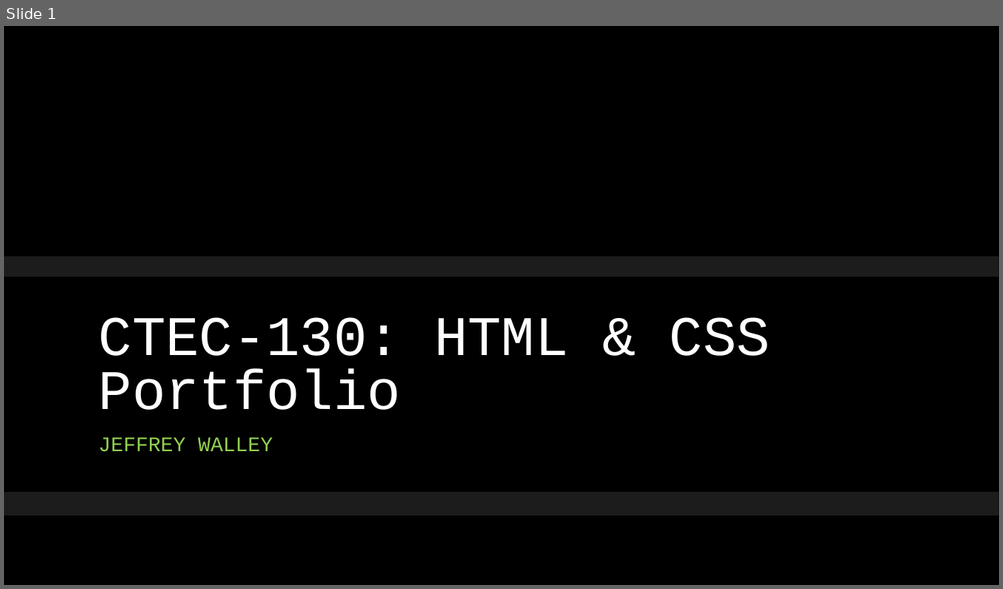
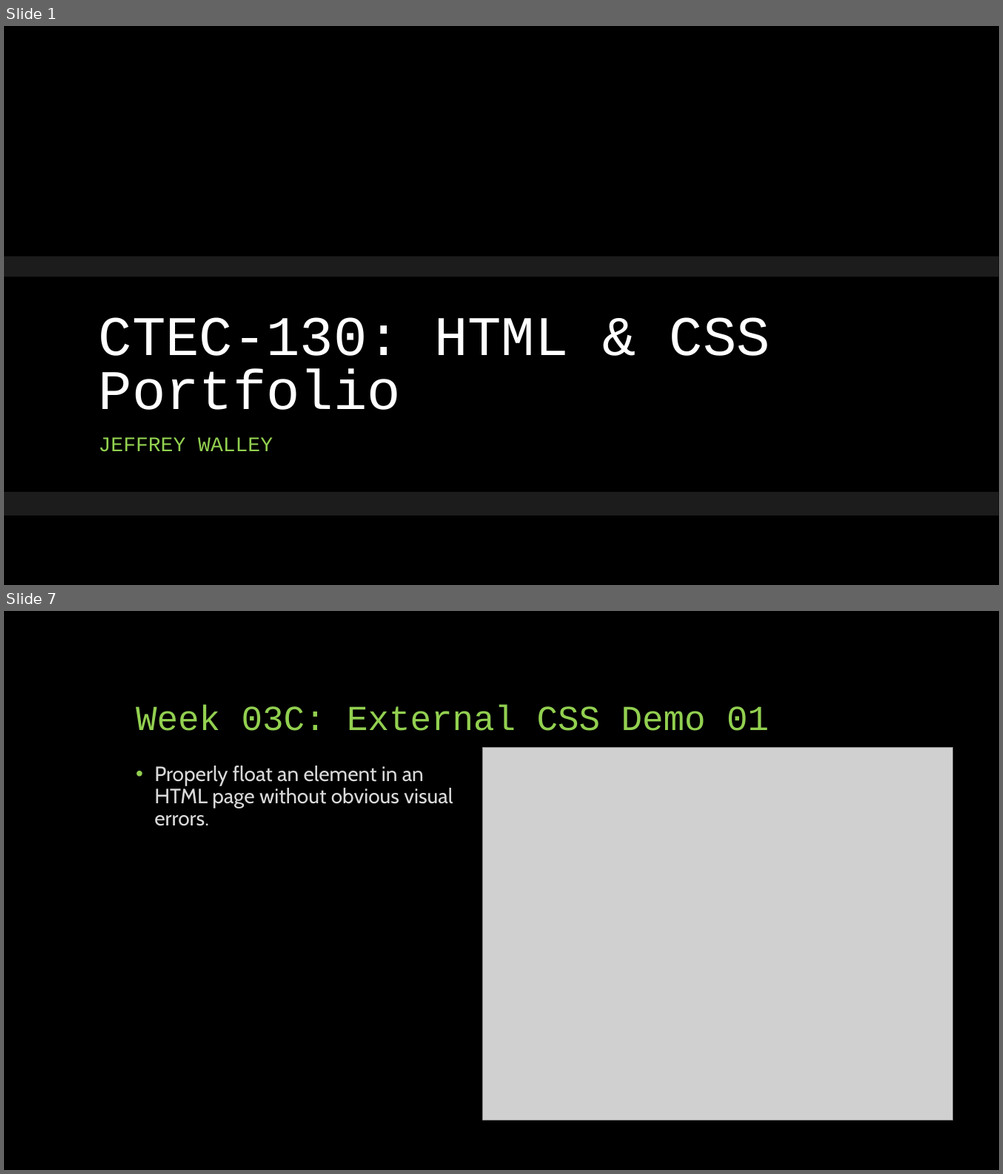
Before and after one commit to Ploppa-Smurph/ctec130_html, a slide deck: wk07/130portfolio_midterm.pptx. Shown one above the other, each under a label of ours: slide 1 before the commit, slides 1 and 7 after it; the slides between them are not shown. The pictures are 1003x589 and 1003x1174 pixels, drawn with LibreOffice and Linux fonts; fonts in the diff are those of the drawing; grey boxes stand for pictures; background and template pictures are left out. Boxes give left, top, right and bottom in pixels: in the first picture for what was removed or moved away, otherwise in the second. Text is boxed around its words. In the diff, an @@ line names an element or a change of style, - is before the commit and + after.

```diff
--- a/wk07/130portfolio_midterm.pptx
+++ b/wk07/130portfolio_midterm.pptx
@@ slide 7 added at [4,611,999,1170], background #000000 @@
@@ title added at [136,704,768,731], 34 pt, text #92D050 @@
+Week 03C: External CSS Demo 01
@@ text added at [154,766,452,826], 20 pt, text #D9D9D9 @@
+• Properly float an element in an HTML page without obvious visual errors.
@@ picture added at [483,748,952,1121] @@
```
Also in this commit, not shown: 1 slide changed, 12 other slides added, 9 slides removed, 28 other files.
